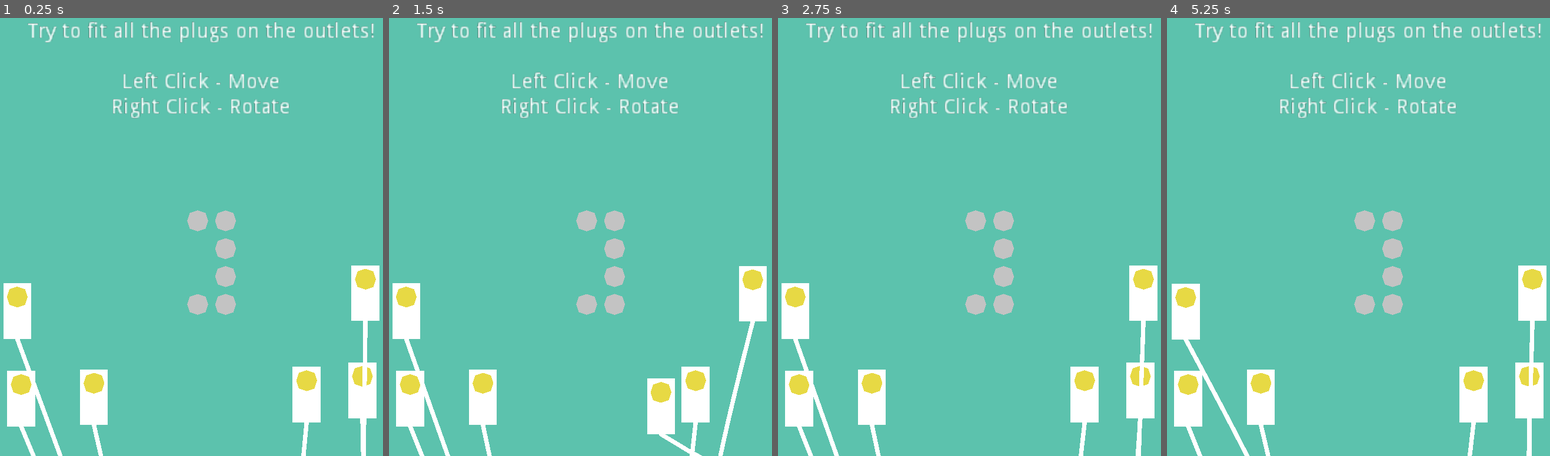
Above: before the commit, frames 1-4 (left to right).
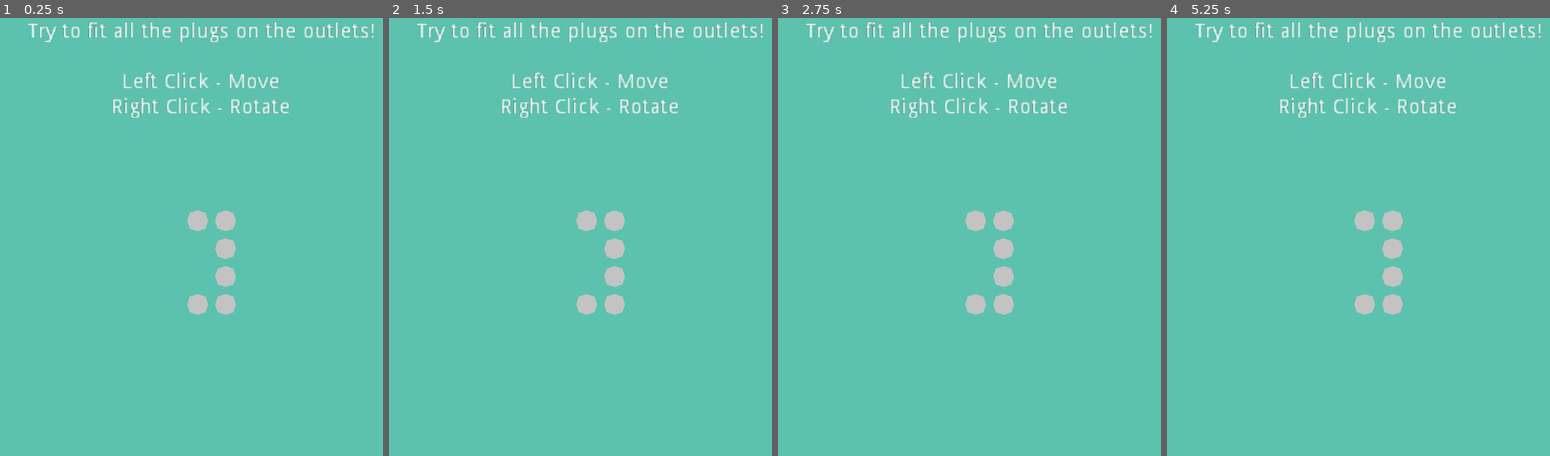
Above: after the commit, the same moments.

Repository: unSAME-Studio/ProjectOutlet
Game: Godot game, scene res://scenes/Main.tscn
The game is run twice, just before and just after one commit, with the same random seed, the same clock (stepped at 60 frames per second) and the same inputs.
Inputs (mouse positions are in pixels of both pictures, inside the frame that each line leads up to):
- Up to frame 1 (0.25 s): no input
- Up to frame 2 (1.5 s): drag from (752, 293) to (411, 399) at 0.52 s; drag from (752, 390) to (411, 399) at 1.27 s
- Up to frame 3 (2.75 s): right-click (800, 399) at 2.1 s; click (800, 399) at 2.17 s
- Up to frame 4 (5.25 s): drag from (1473, 394) to (1189, 399) at 2.77 s; drag from (1262, 399) to (1454, 394) at 3.52 s; drag from (1186, 311) to (1473, 394) at 4.27 s; move the mouse to (1389, 219) at 5.02 s; right-click (1389, 219) at 5.1 s; click (1389, 219) at 5.17 s

The runs differ from the first frame. In frame 1, 6.3% of the frame differs, in the area x 0-100%, y 56-100%; in frame 2, 6.5%, in the area x 0-99%, y 56-100%; in frame 3, 6.3%; in frame 4, 6.4%.

Commit message:
Rotation & Generator

Diff:
--- a/objects/OutletGrid.gd
+++ b/objects/OutletGrid.gd
@@ -2,19 +2,20 @@
 
 
 export (PackedScene) var outlet
-
+export (PackedScene) var plug
 
 var outlet_size = 64
 
 
 func _ready():
 	Global.grid = self
+	var grid = Global.console.level["grid"]
 
-	for r in range(Global.console.level.size()):
-		for c in range(Global.console.level[r].size()):
+	for r in range(grid.size()):
+		for c in range(grid[r].size()):
 
 			# check if slot is true
-			if Global.console.level[r][c] == 1:
+			if grid[r][c] == 1:
 
 				print("Current at %d x %d" % [c, r])
 
@@ -23,3 +24,8 @@
 				o.grid_position = Vector2(c, r)
 				add_child(o)
 				o.set_position(Vector2(c * outlet_size, r * outlet_size))
+
+	for pos in Global.console.level["plugs"]:
+		var p = plug.instance()
+		p.size = pos
+		get_parent().add_child(p)
--- a/objects/OutletGrid.tscn
+++ b/objects/OutletGrid.tscn
@@ -1,11 +1,13 @@
-[gd_scene load_steps=3 format=2]
+[gd_scene load_steps=4 format=2]
 
 [ext_resource path="res://objects/OutletGrid.gd" type="Script" id=1]
 [ext_resource path="res://objects/Outlet.tscn" type="PackedScene" id=2]
+[ext_resource path="res://objects/Plug.tscn" type="PackedScene" id=3]
 
 [node name="OutletGrid" type="Node2D"]
 script = ExtResource( 1 )
 outlet = ExtResource( 2 )
+plug = ExtResource( 3 )
 
 [node name="TileMap" type="TileMap" parent="."]
 cell_size = Vector2( 128, 128 )
--- a/objects/Plug.gd
+++ b/objects/Plug.gd
@@ -6,8 +6,9 @@
 var original_point
 var rest_point
 
+const GRID_SIZE = 64
 var head_position = Vector2(0, 0)
-var size = Vector2(1, 2)
+var size = Vector2(2, 3)
 
 var rotation_matrix = [Vector2(1, 1), Vector2(1, -1), Vector2(1, 1), Vector2(1, -1)]
 var direction = 0
@@ -22,6 +23,28 @@
 	Global.console.avaliable_plugs[self] = 0
 
 	original_point = get_global_position()
+
+	# set up graphics
+	$Body.set_polygon(PoolVector2Array([
+		Vector2(0, 0),
+		Vector2(size.x * GRID_SIZE, 0),
+		Vector2(size.x * GRID_SIZE, size.y * GRID_SIZE),
+		Vector2(0, size.y * GRID_SIZE)
+	]))
+	$Body.set_position((-head_position * GRID_SIZE) - Vector2(GRID_SIZE / 2, GRID_SIZE / 2))
+
+	var shape = RectangleShape2D.new()
+	shape.set_extents(size * GRID_SIZE / 2)
+
+	#var collision = CollisionShape2D.new()
+	#collision.set_shape(shape)
+
+	#add_child(collision)
+	$CollisionShape2D.set_shape(shape)
+	$CollisionShape2D.set_position((-head_position * GRID_SIZE) + Vector2(0, GRID_SIZE / 2))
+
+	# move attach point
+	$End.set_position(Vector2(0, (size.y - head_position.y) * GRID_SIZE - GRID_SIZE / 2))
 
 	# spawn the string
 	var s = string.instance()
@@ -48,49 +71,50 @@
 
 # on drop
 func _input(event):
-	if selected and event is InputEventMouseButton:
-		if event.button_index == BUTTON_LEFT and not event.pressed:
-			selected = false
+	if selected:
+		if event is InputEventMouseButton:
+			if event.button_index == BUTTON_LEFT and not event.pressed:
+				selected = false
 
-			# detect outlet
-			var shortest_dist = 75
-			var closest_point = null
-			for child in get_tree().get_nodes_in_group("outlet"):
-				var distance = global_position.distance_to(child.get_global_position())
-				if distance < shortest_dist:
-					closest_point = child
-					shortest_dist = distance
+				# detect outlet
+				var shortest_dist = 75
+				var closest_point = null
+				for child in get_tree().get_nodes_in_group("outlet"):
+					var distance = global_position.distance_to(child.get_global_position())
+					if distance < shortest_dist:
+						closest_point = child
+						shortest_dist = distance
 
-			if rest_point:
-				rest_point.deselect()
+				if rest_point:
+					rest_point.deselect()
 
-			# if found another close point, select it
-			# else send back to original point
-			# check for overlapping tiles (IMPORTANT)
-			if closest_point and closest_point.check_empty(self):
-				rest_point = closest_point
-				rest_point.select()
+				# if found another close point, select it
+				# else send back to original point
+				# check for overlapping tiles (IMPORTANT)
+				if closest_point and closest_point.check_empty(self):
+					rest_point = closest_point
+					rest_point.select()
 
-				Global.console.avaliable_plugs.erase(self)
-				Global.console.attached_plugs[self] = 0
+					Global.console.avaliable_plugs.erase(self)
+					Global.console.attached_plugs[self] = 0
 
-				print("Avaliable")
-				print(Global.console.avaliable_plugs)
-				print("Attached")
-				print(Global.console.attached_plugs)
-			else:
-				rest_point = null
+					print("Avaliable")
+					print(Global.console.avaliable_plugs)
+					print("Attached")
+					print(Global.console.attached_plugs)
+				else:
+					rest_point = null
 
-				Global.console.avaliable_plugs[self] = 0
-				Global.console.attached_plugs.erase(self)
+					Global.console.avaliable_plugs[self] = 0
+					Global.console.attached_plugs.erase(self)
 
-				print("Avaliable")
-				print(Global.console.avaliable_plugs)
-				print("Attached")
-				print(Global.console.attached_plugs)
+					print("Avaliable")
+					print(Global.console.avaliable_plugs)
+					print("Attached")
+					print(Global.console.attached_plugs)
 
 		# rotating
-		if event.button_index == BUTTON_RIGHT and event.pressed:
+		if Input.is_action_just_pressed("rotate"):
 			spin()
 
 
@@ -102,11 +126,14 @@
 	print("!! current direction %d" % [direction])
 
 	# do the magic number flipping thingy
-	if not direction % 2 == 0:
-		size.y *= -1
+	#if not direction % 2 == 0:
+	#	size.y *= -1
 
 	# move head position
-
+	# MAGIC (COPYRIGHTED pending)
+	# (c) 2022 Sam Feng jk
+	head_position = Vector2(size.y - 1 - head_position.y, head_position.x)
+	print("New head position %s" % [head_position])
 
 	# swap size x and y
 	var temp_size = size
--- a/objects/Plug.tscn
+++ b/objects/Plug.tscn
@@ -12,14 +12,16 @@
 outlet = ExtResource( 2 )
 string = ExtResource( 3 )
 
-[node name="Polygon2D" type="Polygon2D" parent="."]
+[node name="Body" type="Polygon2D" parent="."]
 position = Vector2( -32, -32 )
+antialiased = true
 polygon = PoolVector2Array( 0, 0, 0, 64, 0, 128, 64, 128, 64, 0 )
 
-[node name="Polygon2D2" type="Polygon2D" parent="."]
+[node name="Head" type="Polygon2D" parent="."]
 position = Vector2( -2.38419e-07, -1.43051e-06 )
 scale = Vector2( 0.75, 0.75 )
 color = Color( 0.909804, 0.854902, 0.270588, 1 )
+antialiased = true
 polygon = PoolVector2Array( 0, -32, -24, -24, -32, 0, -24, 24, 0, 32, 24, 24, 32, 0, 24, -24 )
 
 [node name="CollisionShape2D" type="CollisionShape2D" parent="."]
--- a/project.godot
+++ b/project.godot
@@ -39,6 +39,7 @@
 rotate={
 "deadzone": 0.5,
 "events": [ Object(InputEventMouseButton,"resource_local_to_scene":false,"resource_name":"","device":0,"alt":false,"shi …(212 unchanged characters)…
+, Object(InputEventKey,"resource_local_to_scene":false,"resource_name":"","device":0,"alt":false,"shift":false,"control":false,"meta":false,"command":false,"pressed":false,"scancode":32,"physical_scancode":0,"unicode":0,"echo":false,"script":null)
  ]
 }
 
--- a/scenes/Main.tscn
+++ b/scenes/Main.tscn
@@ -1,6 +1,5 @@
-[gd_scene load_steps=4 format=2]
+[gd_scene load_steps=3 format=2]
 
-[ext_resource path="res://objects/Plug.tscn" type="PackedScene" id=1]
 [ext_resource path="res://scripts/console.gd" type="Script" id=3]
 [ext_resource path="res://objects/OutletGrid.tscn" type="PackedScene" id=4]
 
@@ -37,21 +36,3 @@
 current = true
 
 [node name="OutletGrid" parent="Node2D" instance=ExtResource( 4 )]
-
-[node name="Plug" parent="Node2D" instance=ExtResource( 1 )]
-position = Vector2( 385, 134 )
-
-[node name="Plug2" parent="Node2D" instance=ExtResource( 1 )]
-position = Vector2( 378, 357 )
-
-[node name="Plug3" parent="Node2D" instance=ExtResource( 1 )]
-position = Vector2( -405, 376 )
-
-[node name="Plug4" parent="Node2D" instance=ExtResource( 1 )]
-position = Vector2( 250, 367 )
-
-[node name="Plug5" parent="Node2D" instance=ExtResource( 1 )]
-position = Vector2( -238, 373 )
-
-[node name="Plug6" parent="Node2D" instance=ExtResource( 1 )]
-position = Vector2( -414, 175 )
--- a/scripts/console.gd
+++ b/scripts/console.gd
@@ -1,12 +1,21 @@
 extends Node
 
 
-var level = [
-			[1, 1],
-			[0, 1],
-			[0, 1],
-			[1, 1]
-			]
+var level = {
+	"grid": [
+		[1, 1],
+		[0, 1],
+		[0, 1],
+		[1, 1]
+	],
+	"plugs": [
+		Vector2(1, 2),
+		Vector2(1, 1),
+		Vector2(1, 1),
+		Vector2(2, 3)
+	]
+}
+
 
 var avaliable_plugs = {}
 var attached_plugs = {}
